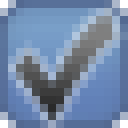
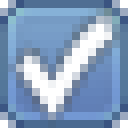
Two versions of the same layered image (128x128). Layer-by-layer changes:
painted on "Shape 5 copy 2" over [8, 8, 120, 128]
